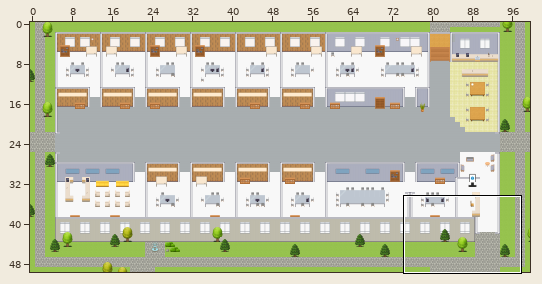
Two states of a Tiled map (JSON), maps/Cyber-Security-Architecture-Innovation-Platform.tmj. The first picture is a wide view before the edit; the outline marks the close-up.
Close-up. As it was:
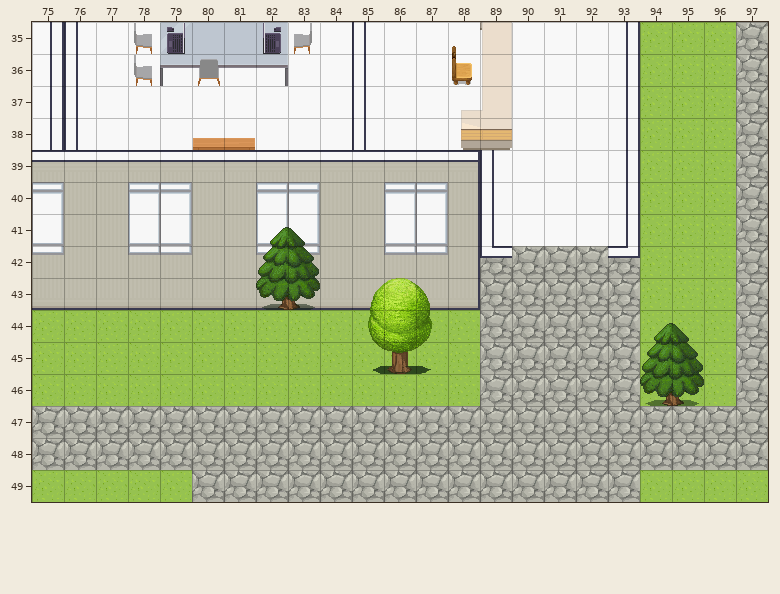
Cells are 32x32 px. Shown: x 75..97, y 35..49. The commit also changed other parts of the map, which this record leaves out.
After the commit:
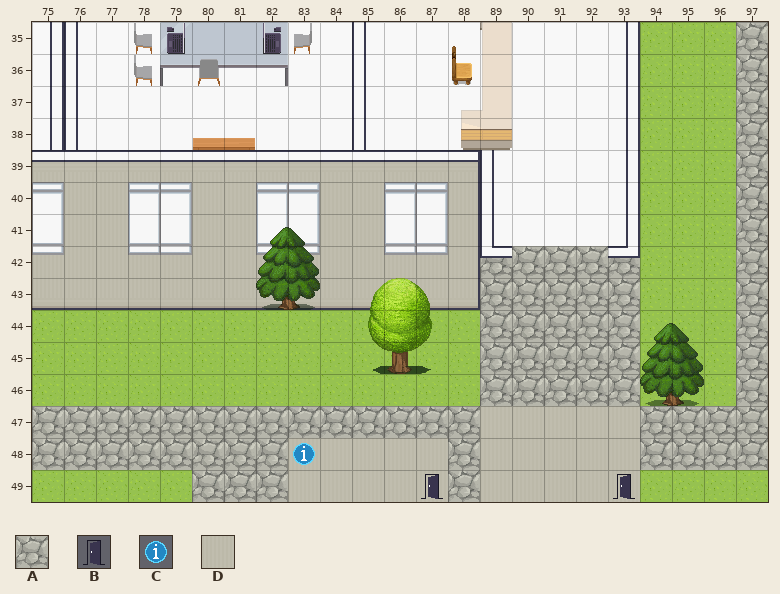
Key: from "Exterior": A 638; from "User_Zones": B 65, C 104; from "room2": D 328.
_ is an empty cell.
The exact change:
Layer "outside":
Tile D replaces tile A in rows 47 to 49 at x 89 to 93.
Layer "floors":
Tile D is added in rows 48 to 49 at x 83 to 87.
Layer "zones":
Tile B is added in row 49 at x 87 and 93.
Tile C is added in row 48 at x 83.
Pixel boxes of the changes (left, top, right, bottom) in both close-ups:
changed: (480, 406, 640, 502)
added: (288, 438, 448, 502)
